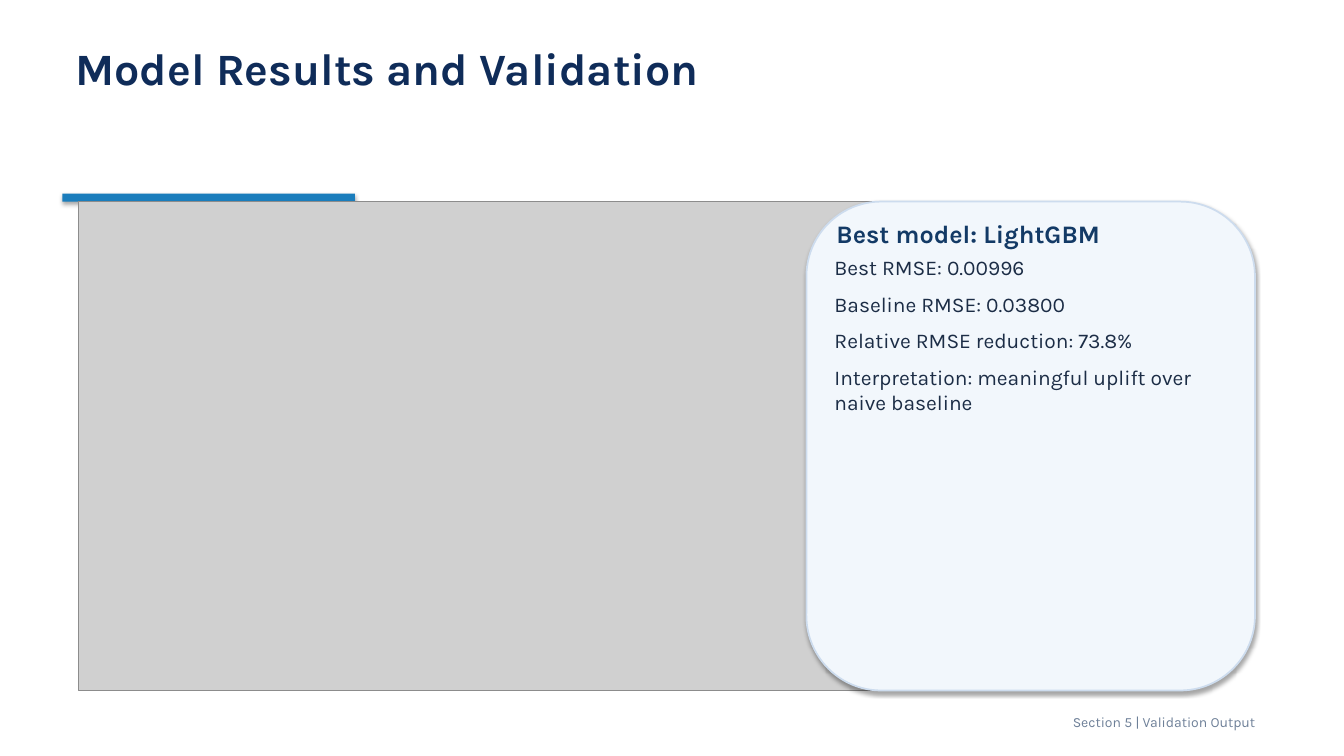
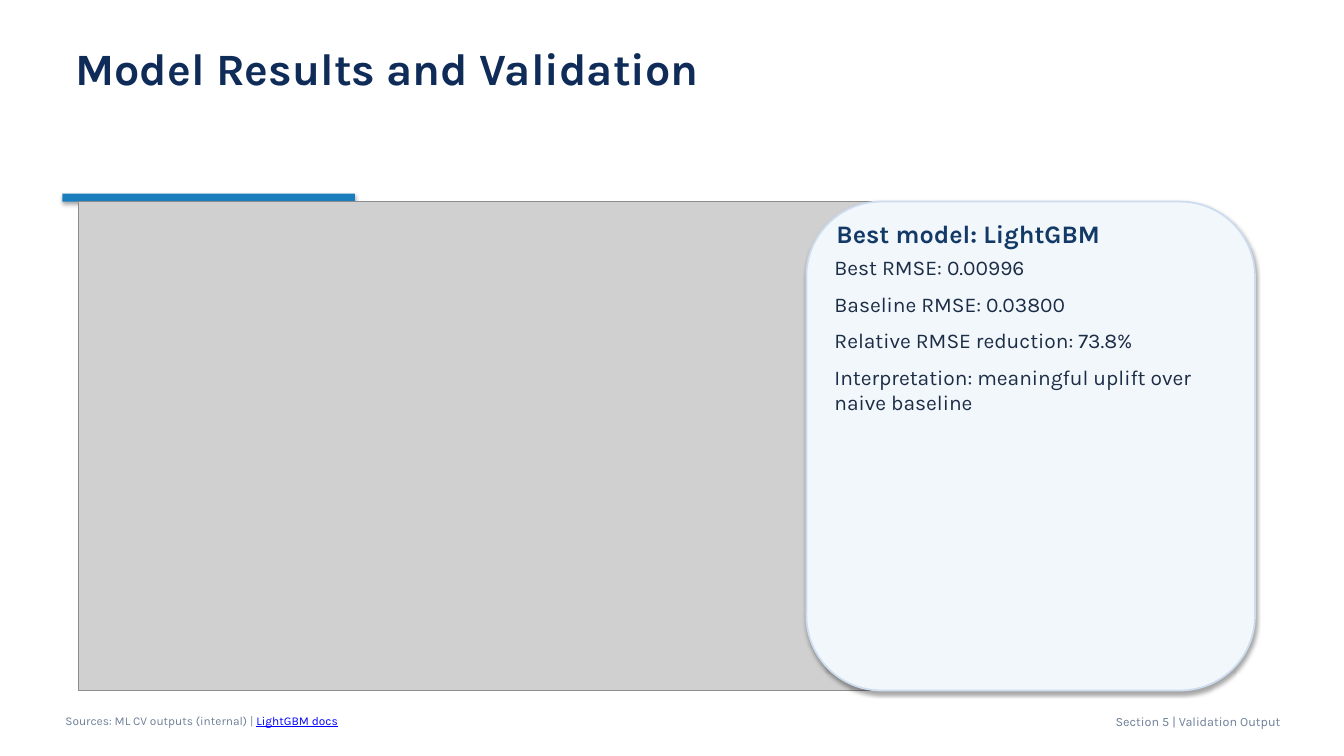
Before and after one commit to AliceEom/AI_MCN, a slide deck: slide 10 of slides/AI_MCN_Final_Presentation_EN.pptx. Drawn at 1344x756 pixels with LibreOffice and Linux fonts; fonts in the diff are those of the drawing; grey boxes stand for pictures. Boxes give left, top, right and bottom in pixels: in the first picture for what was removed or moved away, otherwise in the second. Text is boxed around its words. In the diff, an @@ line names an element or a change of style, - is before the commit and + after.

Commit message:
Expand research references and add per-slide source links

```diff
--- a/slides/AI_MCN_Final_Presentation_EN.pptx
+++ b/slides/AI_MCN_Final_Presentation_EN.pptx
@@ text added at <box>65,716,338,728</box>, 8.5 pt, text #6E8098 @@
+Sources: ML CV outputs (internal) | LightGBM docs
@@ text "Section 5 | Validation Output": place and size @@
-text "Section 5 | Validation Output" at <box>1073,717,1256,730</box>
+text "Section 5 | Validation Output" at <box>1116,717,1280,729</box>
@@ text "Section 5 | Validation Output" at <box>1116,717,1280,729</box>: size 10 to 9 pt @@
```
Also in this commit, not shown: 14 other slides changed, 2 other files.
